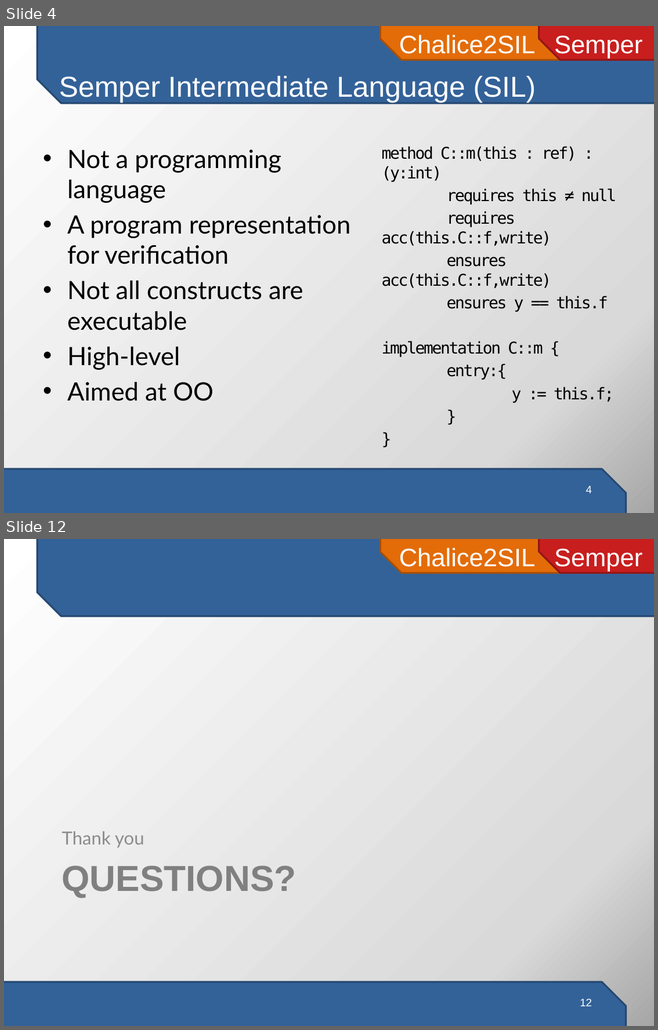
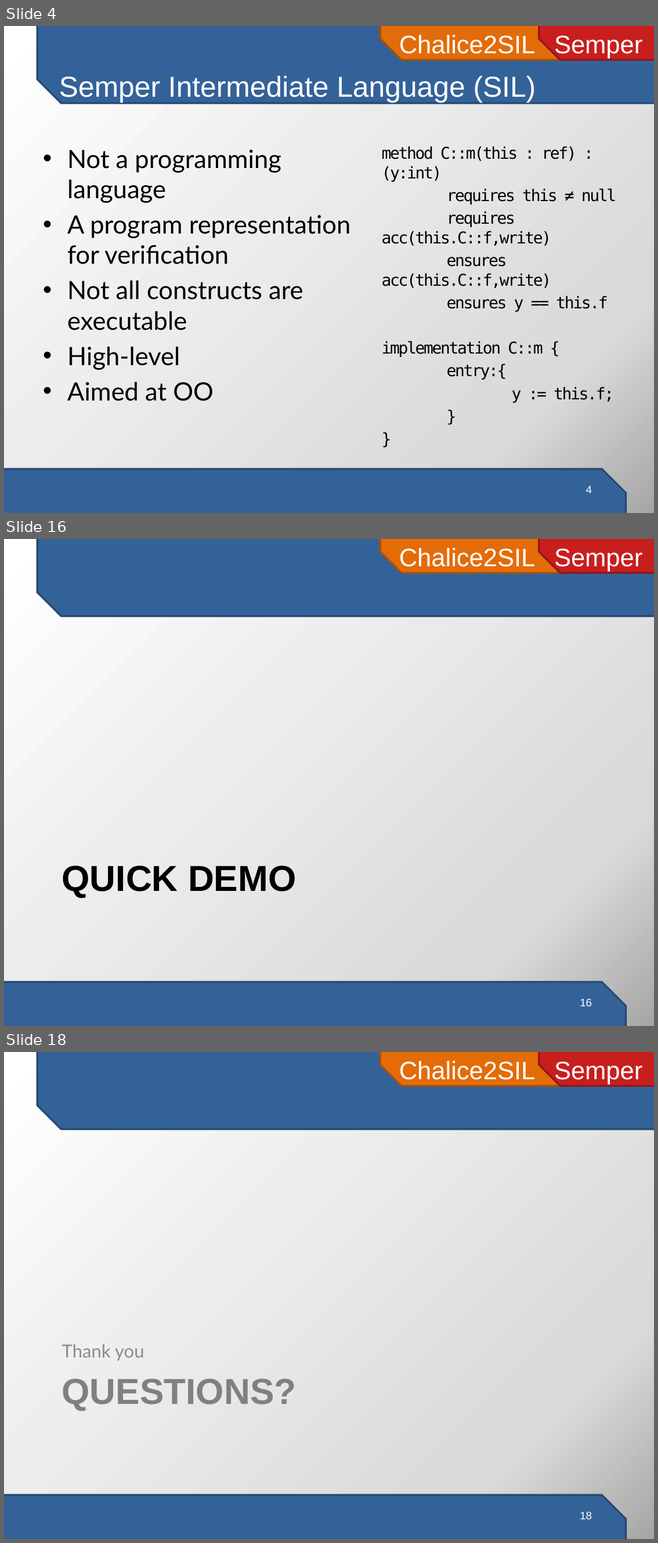
Before and after one commit to viperproject/chalice2silver, a slide deck: chalice2sil/doc/presentation/chalice2sil-presentation.pptx. Shown one above the other, each under a label of ours: slides 4 and 12 before the commit, slides 4, 16 and 18 after it; the slides between them are not shown. The pictures are 658x1030 and 658x1543 pixels, drawn with LibreOffice and Linux fonts; fonts in the diff are those of the drawing. Boxes give left, top, right and bottom in pixels: in the first picture for what was removed or moved away, otherwise in the second. Text is boxed around its words. In the diff, an @@ line names an element or a change of style, - is before the commit and + after.

```diff
--- a/chalice2sil/doc/presentation/chalice2sil-presentation.pptx
+++ b/chalice2sil/doc/presentation/chalice2sil-presentation.pptx
@@ slide 16 added at [4, 539, 654, 1026], background gradient #FFFFFF to #D9D9D9 to #A6A6A6; not listed: 4 template elements that a slide beside it also shows @@
@@ title added at [62, 866, 296, 897], 40 pt, text #000000, bold @@
+QUICK DEMO
@@ page number added at [579, 999, 592, 1006], 12 pt, text #FFFFFF @@
+16
@@ what was slide 12 is now slide 18 @@
@@ page number at [579, 1512, 592, 1519]: text changed @@
-12
+18
```
Also in this commit, not shown: 2 slides changed, 11 other slides added, 1 other file.
